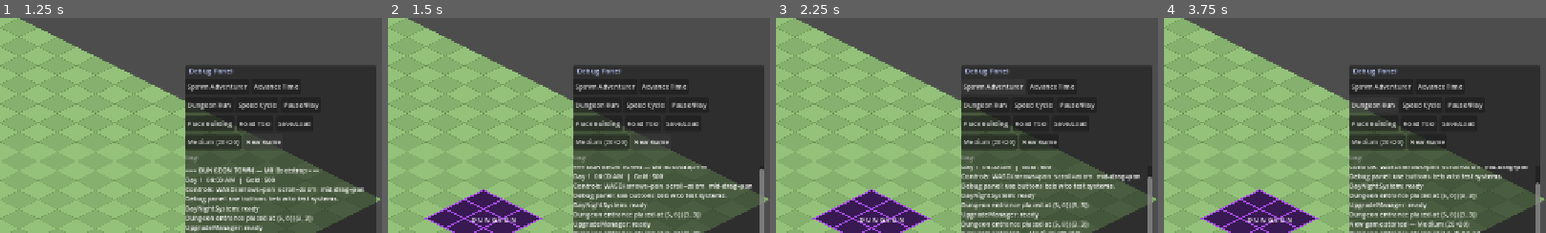
Above: before the commit, frames 1-4 (left to right).
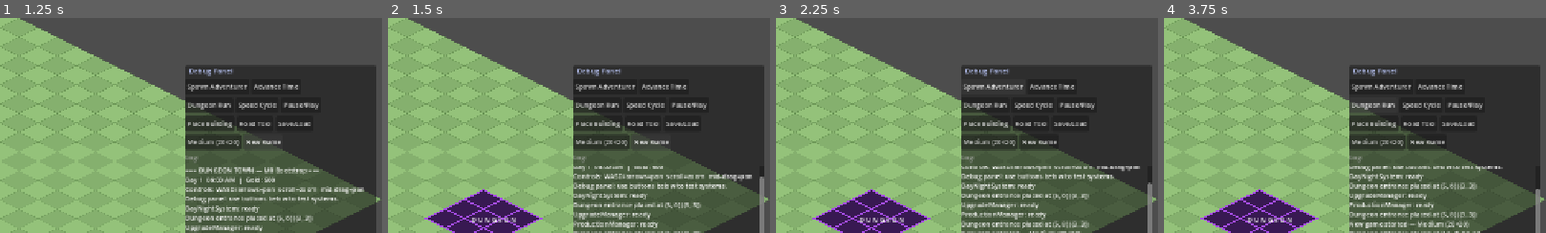
Above: after the commit, the same moments.

Repository: chrisagiddings/dungeon-town
Game: Godot game, scene res://scenes/Main.tscn
Two runs of this game, one before a commit and one after it. Both use one fixed random seed, a clock stepped at 60 frames per second and the inputs below.
Inputs:
- Up to frame 1 (1.25 s): click "New Game" at 0.5 s
- Up to frame 2 (1.5 s): click "New Game" at 1.25 s
- Up to frame 3 (2.25 s): click "Spawn Adventurer" at 2 s
- Up to frame 4 (3.75 s): click "Advance Time" at 2.75 s; click "Dungeon Run" at 3.5 s
The pictures show only the part of the screen within x 50-100%, y 50-100%; the shares and areas given below are measured in that part.

Frame 1 is identical in both runs. In frame 2, 3.9% of the frame differs, in the area x 48-99%, y 68-98%; in frame 3, 3.2%; in frame 4, 2.6%.

Commit message:
[#119] Production chain system
- ProductionManager: day_started listener ticks all producing buildings;
  checks inputs available before consuming; scales by efficiency (100%
  stub until #120 staffing); skips buildings under construction; emits
  production_tick on success, production_halted on missing input
- EventBus: production_tick(instance_id, outputs) and
  production_halted(instance_id, missing_resource_id)
- 5 new production building .tres files:
    herb_garden_t1 → herbs ×8/day
    mine_t1        → iron_ore ×8/day
    smelter_t1     → iron_ingot ×5/day (consumes iron_ore ×5)
    brewery_t1     → ale ×6/day (consumes grain ×3)
    bakery_t1      → bread ×8/day (consumes grain ×4)
- Main.tscn: ProductionManager added
- 19 unit tests for production chains (277/277 total passing)

Diff:
--- a/autoload/EventBus.gd
+++ b/autoload/EventBus.gd
@@ -59,6 +59,10 @@
 signal resource_changed(resource_id: String, new_amount: int, delta: int)
 signal resource_depleted(resource_id: String)
 
+# ── Production ────────────────────────────────────────────────────────────────
+signal production_tick(instance_id: String, outputs: Dictionary)
+signal production_halted(instance_id: String, missing_resource_id: String)
+
 # ── Save / Load ───────────────────────────────────────────────────────────────
 signal game_saved(slot: int)
 signal game_loaded(slot: int)
--- /dev/null
+++ b/resources/buildings/bakery_t1.tres
@@ -0,0 +1,22 @@
+[gd_resource type="Resource" script_class="BuildingData" load_steps=2 format=3]
+[ext_resource type="Script" path="res://resources/BuildingData.gd" id="1_script"]
+[resource]
+script = ExtResource("1_script")
+id = "bakery_t1"
+display_name = "Bakery"
+description = "Bakes grain into bread for the tavern and town food supply."
+category = "production"
+tier = 1
+footprint = Vector2i(2, 2)
+build_cost = 100
+upkeep = 5
+staffing = 1
+produces = {"bread": 8}
+consumes = {"grain": 4}
+unlock_at_start = false
+unlock_prerequisites = ["farm_t1"]
+upgrade_cost = 400
+upgrade_resources = {"wood": 15, "stone": 10}
+upgrade_time_days = 5
+construction_days = 1
+placeholder_color = Color(0.55, 0.39, 0.21, 1)
--- /dev/null
+++ b/resources/buildings/brewery_t1.tres
@@ -0,0 +1,22 @@
+[gd_resource type="Resource" script_class="BuildingData" load_steps=2 format=3]
+[ext_resource type="Script" path="res://resources/BuildingData.gd" id="1_script"]
+[resource]
+script = ExtResource("1_script")
+id = "brewery_t1"
+display_name = "Brewery"
+description = "Turns grain into ale for the tavern and adventurer morale."
+category = "production"
+tier = 1
+footprint = Vector2i(2, 2)
+build_cost = 120
+upkeep = 6
+staffing = 1
+produces = {"ale": 6}
+consumes = {"grain": 3}
+unlock_at_start = false
+unlock_prerequisites = ["farm_t1"]
+upgrade_cost = 400
+upgrade_resources = {"wood": 20}
+upgrade_time_days = 5
+construction_days = 1
+placeholder_color = Color(0.55, 0.39, 0.21, 1)
--- /dev/null
+++ b/resources/buildings/herb_garden_t1.tres
@@ -0,0 +1,21 @@
+[gd_resource type="Resource" script_class="BuildingData" load_steps=2 format=3]
+[ext_resource type="Script" path="res://resources/BuildingData.gd" id="1_script"]
+[resource]
+script = ExtResource("1_script")
+id = "herb_garden_t1"
+display_name = "Herb Garden"
+description = "Cultivated beds of medicinal herbs for the apothecary and temple."
+category = "production"
+tier = 1
+footprint = Vector2i(2, 2)
+build_cost = 80
+upkeep = 4
+staffing = 1
+produces = {"herbs": 8}
+unlock_at_start = true
+upgrade_to = "herb_garden_t2"
+upgrade_cost = 400
+upgrade_resources = {"wood": 15}
+upgrade_time_days = 5
+construction_days = 1
+placeholder_color = Color(0.55, 0.39, 0.21, 1)
--- /dev/null
+++ b/resources/buildings/mine_t1.tres
@@ -0,0 +1,22 @@
+[gd_resource type="Resource" script_class="BuildingData" load_steps=2 format=3]
+[ext_resource type="Script" path="res://resources/BuildingData.gd" id="1_script"]
+[resource]
+script = ExtResource("1_script")
+id = "mine_t1"
+display_name = "Mine"
+description = "A basic mine shaft producing iron ore for the smelter."
+category = "production"
+tier = 1
+footprint = Vector2i(2, 2)
+build_cost = 150
+upkeep = 8
+staffing = 2
+produces = {"iron_ore": 8}
+unlock_at_start = false
+unlock_dungeon_depth = 1
+upgrade_to = "mine_t2"
+upgrade_cost = 600
+upgrade_resources = {"stone": 20, "iron_ingot": 10}
+upgrade_time_days = 8
+construction_days = 2
+placeholder_color = Color(0.55, 0.39, 0.21, 1)
--- /dev/null
+++ b/resources/buildings/smelter_t1.tres
@@ -0,0 +1,23 @@
+[gd_resource type="Resource" script_class="BuildingData" load_steps=2 format=3]
+[ext_resource type="Script" path="res://resources/BuildingData.gd" id="1_script"]
+[resource]
+script = ExtResource("1_script")
+id = "smelter_t1"
+display_name = "Smelter"
+description = "Smelts iron ore into usable iron ingots for the blacksmith."
+category = "production"
+tier = 1
+footprint = Vector2i(2, 2)
+build_cost = 200
+upkeep = 10
+staffing = 2
+produces = {"iron_ingot": 5}
+consumes = {"iron_ore": 5}
+unlock_at_start = false
+unlock_prerequisites = ["mine_t1"]
+upgrade_to = "smelter_t2"
+upgrade_cost = 800
+upgrade_resources = {"stone": 30, "iron_ingot": 20}
+upgrade_time_days = 10
+construction_days = 2
+placeholder_color = Color(0.55, 0.39, 0.21, 1)
--- a/scenes/Main.tscn
+++ b/scenes/Main.tscn
@@ -19,6 +19,7 @@
 [ext_resource type="Script" path="res://scripts/ui/RoadInfoPanel.gd" id="17"]
 [ext_resource type="Script" path="res://scripts/ui/SaveLoadPanel.gd" id="18"]
 [ext_resource type="Script" path="res://scripts/systems/DungeonEntranceManager.gd" id="19"]
+[ext_resource type="Script" path="res://scripts/systems/ProductionManager.gd" id="20"]
 
 ; ── Root ─────────────────────────────────────────────────────────────────────
 [node name="Main" type="Node2D"]
@@ -70,6 +71,9 @@
 [node name="UpgradeManager" type="Node" parent="."]
 script = ExtResource("13")
 
+[node name="ProductionManager" type="Node" parent="."]
+script = ExtResource("20")
+
 ; ── UI ────────────────────────────────────────────────────────────────────────
 [node name="UIRoot" type="CanvasLayer" parent="."]
 layer = 10
--- /dev/null
+++ b/scripts/systems/ProductionManager.gd
@@ -0,0 +1,65 @@
+extends Node
+class_name ProductionManager
+## Ticks all producing buildings once per in-game day.
+## Reads BuildingData.produces and .consumes, writes to ResourceInventory.
+##
+## Staffing is currently stubbed at 100% efficiency.
+## Connect to StaffingManager when issue #120 is implemented.
+
+var _grid:    BuildingGrid   = null
+var _manager: UpgradeManager = null
+
+func _ready() -> void:
+	await get_tree().process_frame
+	_grid    = get_tree().root.find_child("BuildingGrid",   true, false) as BuildingGrid
+	_manager = get_tree().root.find_child("UpgradeManager", true, false) as UpgradeManager
+	if _grid == null:
+		push_error("ProductionManager: BuildingGrid not found")
+	EventBus.day_started.connect(_on_day_started)
+	EventBus.debug_log_message.emit("ProductionManager: ready")
+
+# ── Internal ──────────────────────────────────────────────────────────────────
+
+func _on_day_started(_day: int) -> void:
+	if _grid == null:
+		return
+	for placement in _grid.get_placements():
+		_tick_building(placement)
+
+func _tick_building(placement: Dictionary) -> void:
+	var data_id: String    = placement.get("data_id", "")
+	var instance_id: String = placement.get("instance_id", "")
+	var data: BuildingData = DataRegistry.get_building(data_id) as BuildingData
+	if data == null or data.produces.is_empty():
+		return
+
+	# Skip buildings under construction or upgrade
+	if _manager != null and _manager.is_under_construction(instance_id):
+		return
+
+	# TODO (#120): query StaffingManager for actual efficiency
+	# var efficiency: float = StaffingManager.get_efficiency(instance_id)
+	var efficiency: float = 1.0
+
+	# Check all inputs are available
+	for resource_id in data.consumes.keys():
+		var needed: int = int(data.consumes[resource_id])
+		if not ResourceInventory.has_resource(resource_id, needed):
+			EventBus.production_halted.emit(instance_id, resource_id)
+			EventBus.debug_log_message.emit(
+				"%s halted — needs %d %s" % [data.display_name, needed, resource_id]
+			)
+			return
+
+	# Consume inputs
+	for resource_id in data.consumes.keys():
+		ResourceInventory.consume_resource(resource_id, int(data.consumes[resource_id]))
+
+	# Produce outputs (scaled by efficiency)
+	var outputs: Dictionary = {}
+	for resource_id in data.produces.keys():
+		var amount: int = maxi(1, int(float(data.produces[resource_id]) * efficiency))
+		ResourceInventory.add_resource(resource_id, amount)
+		outputs[resource_id] = amount
+
+	EventBus.production_tick.emit(instance_id, outputs)
--- /dev/null
+++ b/tests/unit/test_production_manager.gd
@@ -0,0 +1,175 @@
+extends GutTest
+## Unit tests for ProductionManager and production chains.
+
+var _pm:   ProductionManager
+var _grid: BuildingGrid
+var _saved_day: int
+
+func before_each() -> void:
+	_saved_day = GameState.current_day
+	ResourceInventory.clear()
+	_grid = BuildingGrid.new()
+	_pm   = ProductionManager.new()
+	_pm._grid = _grid
+	add_child_autofree(_grid)
+	add_child_autofree(_pm)
+
+func after_each() -> void:
+	GameState.current_day = _saved_day
+
+# ── Basic production ──────────────────────────────────────────────────────────
+
+func test_farm_produces_grain_on_day_tick() -> void:
+	var data := DataRegistry.get_building("farm_t1") as BuildingData
+	if data == null: return
+	_grid.reserve(Vector2i(0, 0), data.footprint, "farm_t1", "production")
+	_pm._on_day_started(1)
+	assert_true(ResourceInventory.get_amount("grain") > 0,
+		"Farm should produce grain after a day tick")
+
+func test_lumber_camp_produces_wood() -> void:
+	var data := DataRegistry.get_building("lumber_t1") as BuildingData
+	if data == null: return
+	_grid.reserve(Vector2i(0, 0), data.footprint, "lumber_t1", "production")
+	_pm._on_day_started(1)
+	assert_true(ResourceInventory.get_amount("wood") > 0)
+
+func test_quarry_produces_stone() -> void:
+	var data := DataRegistry.get_building("quarry_t1") as BuildingData
+	if data == null: return
+	_grid.reserve(Vector2i(0, 0), data.footprint, "quarry_t1", "production")
+	_pm._on_day_started(1)
+	assert_true(ResourceInventory.get_amount("stone") > 0)
+
+func test_herb_garden_produces_herbs() -> void:
+	var data := DataRegistry.get_building("herb_garden_t1") as BuildingData
+	if data == null: return
+	_grid.reserve(Vector2i(0, 0), data.footprint, "herb_garden_t1", "production")
+	_pm._on_day_started(1)
+	assert_true(ResourceInventory.get_amount("herbs") > 0)
+
+func test_mine_produces_iron_ore() -> void:
+	var data := DataRegistry.get_building("mine_t1") as BuildingData
+	if data == null: return
+	_grid.reserve(Vector2i(0, 0), data.footprint, "mine_t1", "production")
+	_pm._on_day_started(1)
+	assert_true(ResourceInventory.get_amount("iron_ore") > 0)
+
+# ── Chains with inputs ────────────────────────────────────────────────────────
+
+func test_smelter_consumes_iron_ore_and_produces_ingot() -> void:
+	var data := DataRegistry.get_building("smelter_t1") as BuildingData
+	if data == null: return
+	ResourceInventory.add_resource("iron_ore", 20)
+	_grid.reserve(Vector2i(0, 0), data.footprint, "smelter_t1", "production")
+	_pm._on_day_started(1)
+	assert_true(ResourceInventory.get_amount("iron_ingot") > 0, "Smelter should produce iron ingot")
+	assert_true(ResourceInventory.get_amount("iron_ore") < 20, "Smelter should consume iron ore")
+
+func test_brewery_consumes_grain_and_produces_ale() -> void:
+	var data := DataRegistry.get_building("brewery_t1") as BuildingData
+	if data == null: return
+	ResourceInventory.add_resource("grain", 20)
+	_grid.reserve(Vector2i(0, 0), data.footprint, "brewery_t1", "production")
+	_pm._on_day_started(1)
+	assert_true(ResourceInventory.get_amount("ale") > 0)
+	assert_true(ResourceInventory.get_amount("grain") < 20)
+
+func test_bakery_consumes_grain_and_produces_bread() -> void:
+	var data := DataRegistry.get_building("bakery_t1") as BuildingData
+	if data == null: return
+	ResourceInventory.add_resource("grain", 20)
+	_grid.reserve(Vector2i(0, 0), data.footprint, "bakery_t1", "production")
+	_pm._on_day_started(1)
+	assert_true(ResourceInventory.get_amount("bread") > 0)
+
+# ── Shortage / halt ───────────────────────────────────────────────────────────
+
+func test_smelter_halts_when_no_iron_ore() -> void:
+	var data := DataRegistry.get_building("smelter_t1") as BuildingData
+	if data == null: return
+	# No iron ore added — should not produce
+	_grid.reserve(Vector2i(0, 0), data.footprint, "smelter_t1", "production")
+	_pm._on_day_started(1)
+	assert_eq(ResourceInventory.get_amount("iron_ingot"), 0, "Smelter should not produce without input")
+
+func test_smelter_halt_emits_production_halted_signal() -> void:
+	var data := DataRegistry.get_building("smelter_t1") as BuildingData
+	if data == null: return
+	_grid.reserve(Vector2i(0, 0), data.footprint, "smelter_t1", "production")
+	watch_signals(EventBus)
+	_pm._on_day_started(1)
+	assert_signal_emitted(EventBus, "production_halted")
+
+func test_brewery_does_not_halt_when_grain_available() -> void:
+	var data := DataRegistry.get_building("brewery_t1") as BuildingData
+	if data == null: return
+	ResourceInventory.add_resource("grain", 100)
+	_grid.reserve(Vector2i(0, 0), data.footprint, "brewery_t1", "production")
+	watch_signals(EventBus)
+	_pm._on_day_started(1)
+	assert_signal_not_emitted(EventBus, "production_halted")
+
+# ── Production tick signal ────────────────────────────────────────────────────
+
+func test_production_tick_emitted_on_success() -> void:
+	var data := DataRegistry.get_building("farm_t1") as BuildingData
+	if data == null: return
+	_grid.reserve(Vector2i(0, 0), data.footprint, "farm_t1", "production")
+	watch_signals(EventBus)
+	_pm._on_day_started(1)
+	assert_signal_emitted(EventBus, "production_tick")
+
+func test_production_tick_not_emitted_on_halt() -> void:
+	var data := DataRegistry.get_building("smelter_t1") as BuildingData
+	if data == null: return
+	_grid.reserve(Vector2i(0, 0), data.footprint, "smelter_t1", "production")
+	watch_signals(EventBus)
+	_pm._on_day_started(1)
+	assert_signal_not_emitted(EventBus, "production_tick")
+
+# ── Construction blocks production ───────────────────────────────────────────
+
+func test_building_under_construction_does_not_produce() -> void:
+	var data := DataRegistry.get_building("farm_t1") as BuildingData
+	if data == null: return
+	var manager := UpgradeManager.new()
+	manager._grid = _grid
+	add_child_autofree(manager)
+	_pm._manager = manager
+	var iid := _grid.reserve(Vector2i(0, 0), data.footprint, "farm_t1", "production")
+	manager.start_new_construction(iid, 3)
+	_pm._on_day_started(1)
+	assert_eq(ResourceInventory.get_amount("grain"), 0,
+		"Building under construction should not produce")
+
+# ── Non-production buildings skipped ─────────────────────────────────────────
+
+func test_lodging_does_not_produce_resources() -> void:
+	var data := DataRegistry.get_building("lodging_t1") as BuildingData
+	if data == null: return
+	_grid.reserve(Vector2i(0, 0), data.footprint, "lodging_t1", "hospitality")
+	_pm._on_day_started(1)
+	# No production tick should fire
+	watch_signals(EventBus)
+	_pm._on_day_started(2)
+	assert_signal_not_emitted(EventBus, "production_tick")
+
+# ── Output amounts match BuildingData ────────────────────────────────────────
+
+func test_farm_produces_correct_grain_amount() -> void:
+	var data := DataRegistry.get_building("farm_t1") as BuildingData
+	if data == null: return
+	_grid.reserve(Vector2i(0, 0), data.footprint, "farm_t1", "production")
+	_pm._on_day_started(1)
+	assert_eq(ResourceInventory.get_amount("grain"), int(data.produces.get("grain", 0)))
+
+func test_smelter_consumes_exact_input_amount() -> void:
+	var data := DataRegistry.get_building("smelter_t1") as BuildingData
+	if data == null: return
+	var needed: int = int(data.consumes.get("iron_ore", 0))
+	ResourceInventory.add_resource("iron_ore", needed + 5)
+	_grid.reserve(Vector2i(0, 0), data.footprint, "smelter_t1", "production")
+	_pm._on_day_started(1)
+	assert_eq(ResourceInventory.get_amount("iron_ore"), 5,
+		"Smelter should consume exactly %d iron ore" % needed)
Not shown: 1 places in scenes/Main.tscn that only renumber resources
